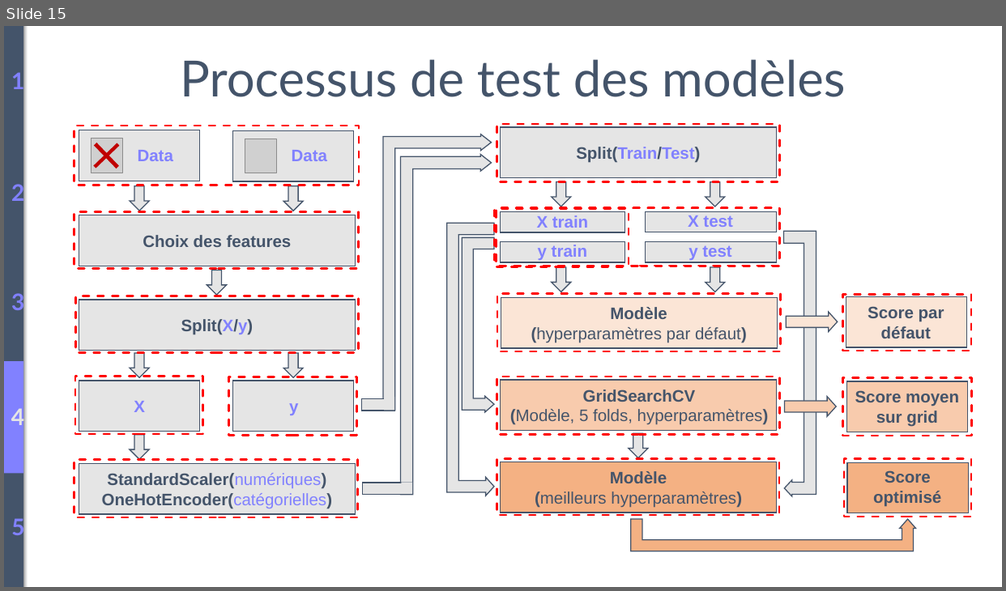
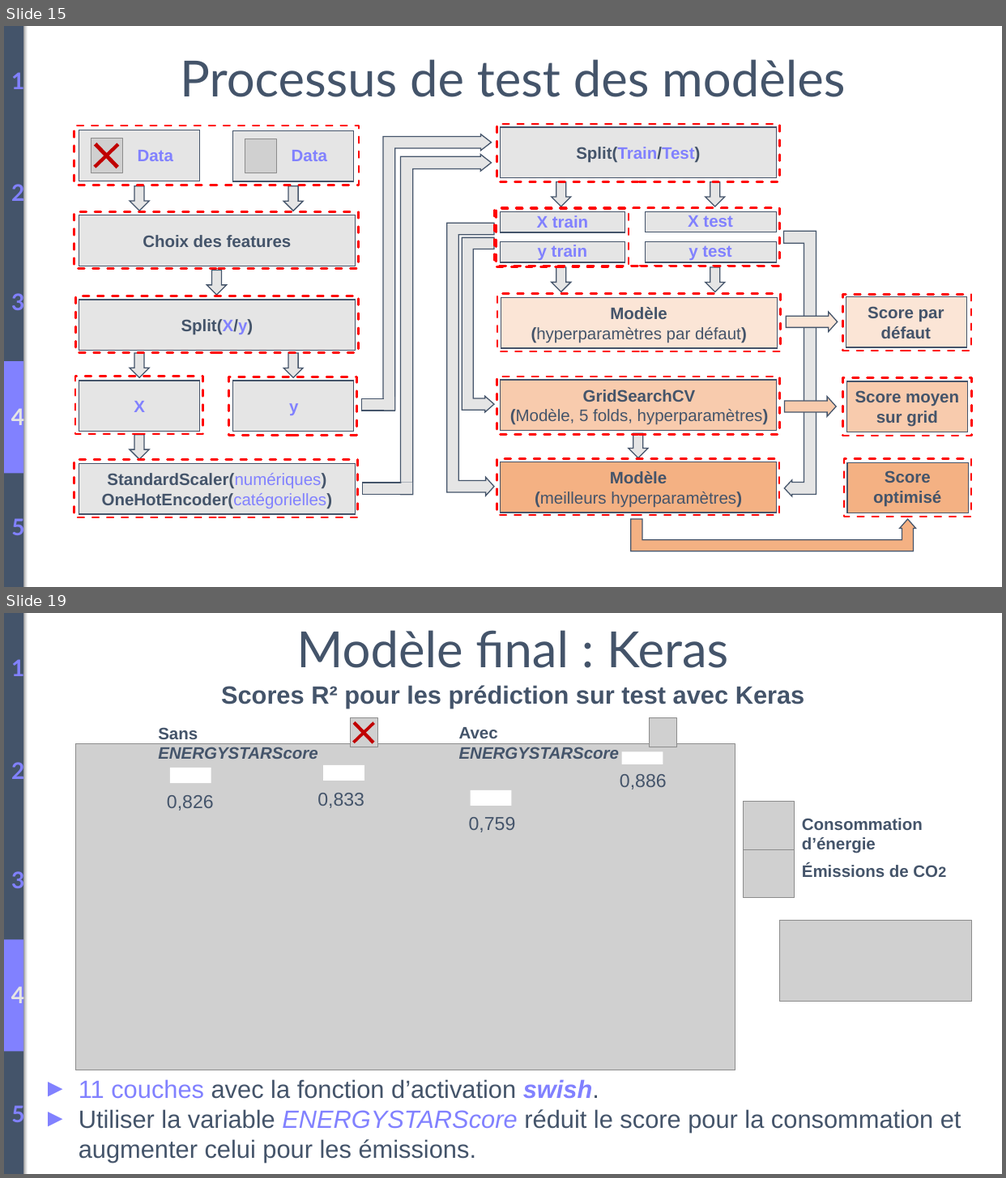
Before and after one commit to BiGHeaDMaX/Predire-Consommation-et-Emissions-de-Batiments, a slide deck: Présentation.pptx. Shown one above the other, each under a label of ours: slide 15 before the commit, slides 15 and 19 after it; the slides between them are not shown. The pictures are 1006x591 and 1006x1178 pixels, drawn with LibreOffice and Linux fonts; fonts in the diff are those of the drawing; grey boxes stand for pictures. Boxes give left, top, right and bottom in pixels: in the first picture for what was removed or moved away, otherwise in the second. Text is boxed around its words. In the diff, an @@ line names an element or a change of style, - is before the commit and + after.

```diff
--- a/Présentation.pptx
+++ b/Présentation.pptx
@@ slide 19 added at (x1=4, y1=613, x2=1002, y2=1174), background #FFFFFF @@
@@ rectangle added at (x1=4, y1=613, x2=23, y2=1174), fill #44546A @@
@@ text added at (x1=296, y1=630, x2=728, y2=668), 48 pt, text #44546A @@
+Modèle final : Keras
@@ text added at (x1=11, y1=657, x2=24, y2=681), 22 pt, text #8181FF, bold @@
+1
@@ text added at (x1=221, y1=685, x2=805, y2=708), 24 pt, text #44546A, bold @@
+Scores R² pour les prédiction sur test avec Keras
@@ group added at (x1=75, y1=713, x2=735, y2=1071): 6 texts, 4 rectangles, 3 pictures, 1 plus @@
+Sans ENERGYSTARScore
+Avec ENERGYSTARScore
+0,886
+0,826
+0,833
+0,759
@@ text added at (x1=11, y1=760, x2=24, y2=784), 22 pt, text #8181FF, bold @@
+2
@@ text added at (x1=11, y1=869, x2=24, y2=893), 22 pt, text #8181FF, bold @@
+3
@@ group added at (x1=744, y1=802, x2=923, y2=898): 2 pictures, 2 texts @@
+Consommation d’énergie
+Émissions de CO2
@@ picture added at (x1=780, y1=921, x2=972, y2=1003) @@
@@ rectangle added at (x1=4, y1=940, x2=23, y2=1052), fill #8181FF @@
@@ text added at (x1=11, y1=984, x2=24, y2=1008), 22 pt, text #E5E5E5, bold @@
+4
@@ text added at (x1=79, y1=1080, x2=961, y2=1162), 24 pt, text #44546A @@
+► 11 couches avec la fonction d’activation swish.
+► Utiliser la variable ENERGYSTARScore réduit le score pour la consommation et augmenter celui pour les émissions.
@@ text added at (x1=11, y1=1102, x2=24, y2=1127), 22 pt, text #8181FF, bold @@
+5
```
Also in this commit, not shown: 4 slides changed, 2 other slides added.
